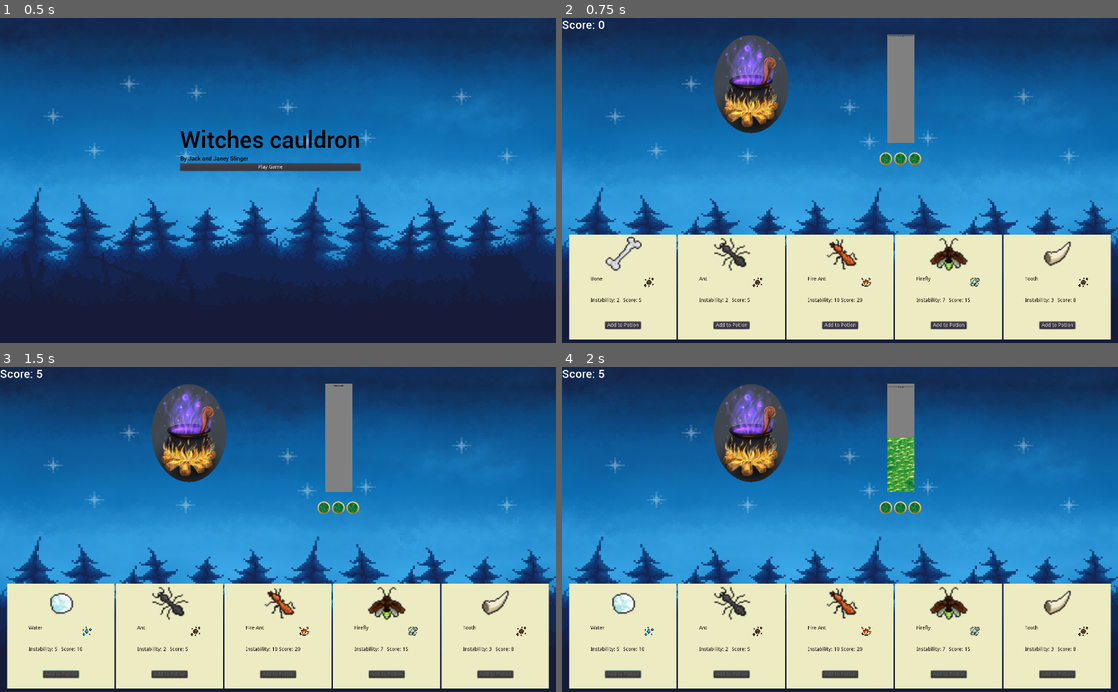
Above: before the commit, frames 1-4 (two rows, left to right).
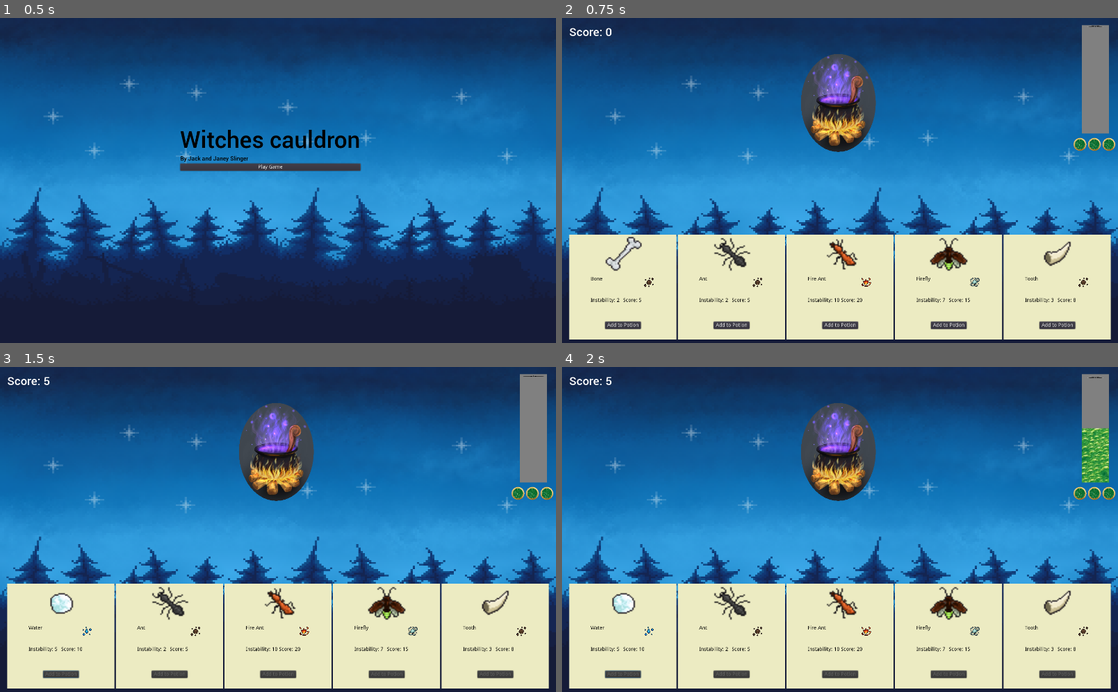
Above: after the commit, the same moments.

Repository: jackslinger/ludum-dare-49
Game: Godot game, scene res://scenes/Start.tscn
Two runs of this game, one before a commit and one after it. Both use one fixed random seed, a clock stepped at 60 frames per second and the inputs below.
Inputs:
- Up to frame 1 (0.5 s): no input
- Up to frame 2 (0.75 s): click "Play Game" at 0.5 s
- Up to frame 3 (1.5 s): click "Add to Potion" at 1.25 s
- Up to frame 4 (2 s): no input

Frame 1 is identical in both runs. In frame 2, 10% of the frame differs, in the area x 0-100%, y 0-46%; in frame 3, 10%; in frame 4, 10%.

Commit message:
Added the score and cauldron to move with the screen.

Diff:
--- a/scenes/Main.tscn
+++ b/scenes/Main.tscn
@@ -26,26 +26,23 @@
 }
 
 [node name="Cauldron" type="TextureRect" parent="."]
-margin_left = 418.85
-margin_top = 48.3879
-margin_right = 1796.85
-margin_bottom = 1853.39
+anchor_left = 0.5
+anchor_top = 0.5
+anchor_right = 0.5
+anchor_bottom = 0.5
+margin_left = -108.0
+margin_top = -350.0
+margin_right = 1270.0
+margin_bottom = 1455.0
 rect_scale = Vector2( 0.15, 0.15 )
 texture = ExtResource( 2 )
 __meta__ = {
 "_edit_use_anchors_": false
 }
 
-[node name="StabilityBar" parent="." instance=ExtResource( 3 )]
-position = Vector2( 898.801, 46.2882 )
-scale = Vector2( 0.5, 0.5 )
-
-[node name="Failures" parent="." instance=ExtResource( 4 )]
-position = Vector2( 874.513, 369.876 )
-scale = Vector2( 0.5, 0.5 )
-
 [node name="Score" parent="." instance=ExtResource( 5 )]
-margin_right = 7.62939e-06
+margin_left = 20.0
+margin_top = 20.0
 margin_bottom = -1.52588e-05
 
 [node name="MarginContainer" type="MarginContainer" parent="."]
@@ -123,19 +120,37 @@
 size_flags_horizontal = 3
 ingredient_name = "tooth"
 
+[node name="Right" type="MarginContainer" parent="."]
+anchor_left = 1.0
+anchor_right = 1.0
+anchor_bottom = 1.0
+margin_left = -125.0
+margin_bottom = -350.0
+__meta__ = {
+"_edit_use_anchors_": false
+}
+
+[node name="StabilityBar" parent="Right" instance=ExtResource( 3 )]
+position = Vector2( 25, 20 )
+scale = Vector2( 0.5, 0.5 )
+
+[node name="Failures" parent="Right" instance=ExtResource( 4 )]
+position = Vector2( 0, 330 )
+scale = Vector2( 0.5, 0.5 )
+
 [connection signal="disable_buttons" from="." to="MarginContainer/HBoxContainer/Card1" method="disable_button"]
 [connection signal="disable_buttons" from="." to="MarginContainer/HBoxContainer/Card2" method="disable_button"]
 [connection signal="disable_buttons" from="." to="MarginContainer/HBoxContainer/Card3" method="disable_button"]
 [connection signal="disable_buttons" from="." to="MarginContainer/HBoxContainer/Card4" method="disable_button"]
 [connection signal="disable_buttons" from="." to="MarginContainer/HBoxContainer/Card5" method="disable_button"]
-[connection signal="animation_finished" from="StabilityBar" to="MarginContainer/HBoxContainer/Card1" method="enable_button"]
-[connection signal="animation_finished" from="StabilityBar" to="MarginContainer/HBoxContainer/Card2" method="enable_button"]
-[connection signal="animation_finished" from="StabilityBar" to="MarginContainer/HBoxContainer/Card3" method="enable_button"]
-[connection signal="animation_finished" from="StabilityBar" to="MarginContainer/HBoxContainer/Card4" method="enable_button"]
-[connection signal="animation_finished" from="StabilityBar" to="MarginContainer/HBoxContainer/Card5" method="enable_button"]
-[connection signal="boil_over" from="StabilityBar" to="Failures" method="mark_failure"]
 [connection signal="add_ingredient" from="MarginContainer/HBoxContainer/Card1" to="." method="_on_add_ingredient"]
 [connection signal="add_ingredient" from="MarginContainer/HBoxContainer/Card2" to="." method="_on_add_ingredient"]
 [connection signal="add_ingredient" from="MarginContainer/HBoxContainer/Card3" to="." method="_on_add_ingredient"]
 [connection signal="add_ingredient" from="MarginContainer/HBoxContainer/Card4" to="." method="_on_add_ingredient"]
 [connection signal="add_ingredient" from="MarginContainer/HBoxContainer/Card5" to="." method="_on_add_ingredient"]
+[connection signal="animation_finished" from="Right/StabilityBar" to="MarginContainer/HBoxContainer/Card1" method="enable_button"]
+[connection signal="animation_finished" from="Right/StabilityBar" to="MarginContainer/HBoxContainer/Card2" method="enable_button"]
+[connection signal="animation_finished" from="Right/StabilityBar" to="MarginContainer/HBoxContainer/Card3" method="enable_button"]
+[connection signal="animation_finished" from="Right/StabilityBar" to="MarginContainer/HBoxContainer/Card4" method="enable_button"]
+[connection signal="animation_finished" from="Right/StabilityBar" to="MarginContainer/HBoxContainer/Card5" method="enable_button"]
+[connection signal="boil_over" from="Right/StabilityBar" to="Right/Failures" method="mark_failure"]
--- a/scripts/Main.gd
+++ b/scripts/Main.gd
@@ -9,5 +9,5 @@
 	emit_signal("disable_buttons")
 	var ingredient = GlobalIngredients.get_ingredient(ingredient_name)
 	$Score.add_score(ingredient["score"])
-	yield($StabilityBar.change_stability_threshold(-ingredient["instability"]), "completed")
-	yield($StabilityBar.roll_stability(), "completed")
+	yield($Right/StabilityBar.change_stability_threshold(-ingredient["instability"]), "completed")
+	yield($Right/StabilityBar.roll_stability(), "completed")
